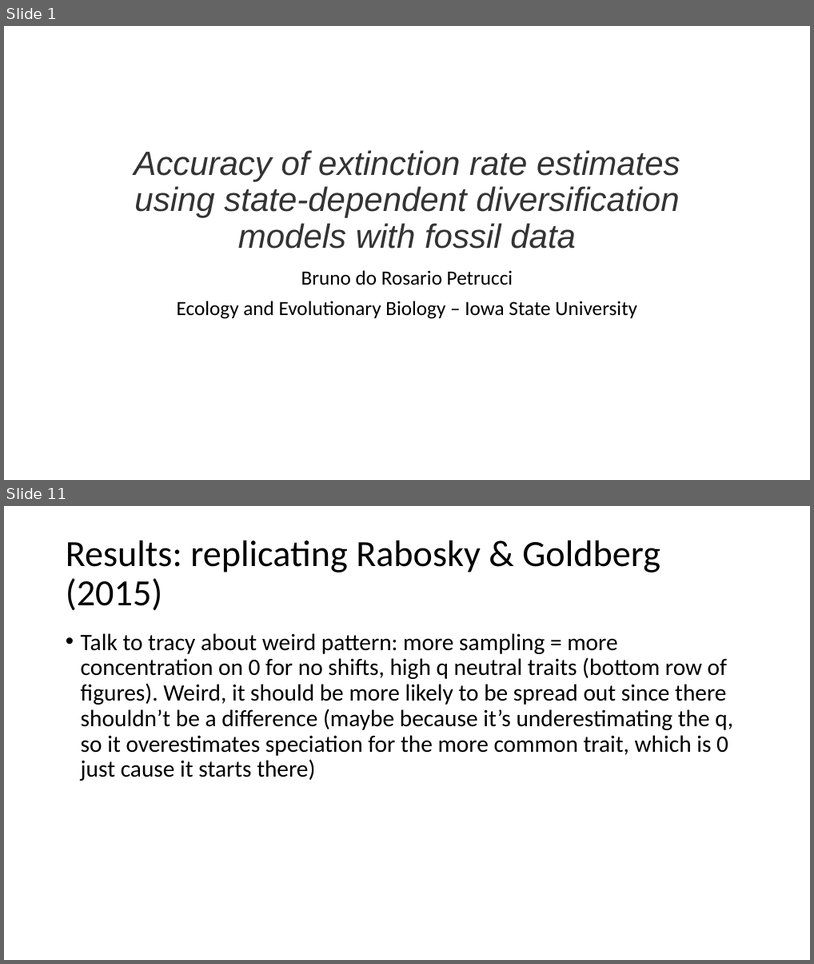
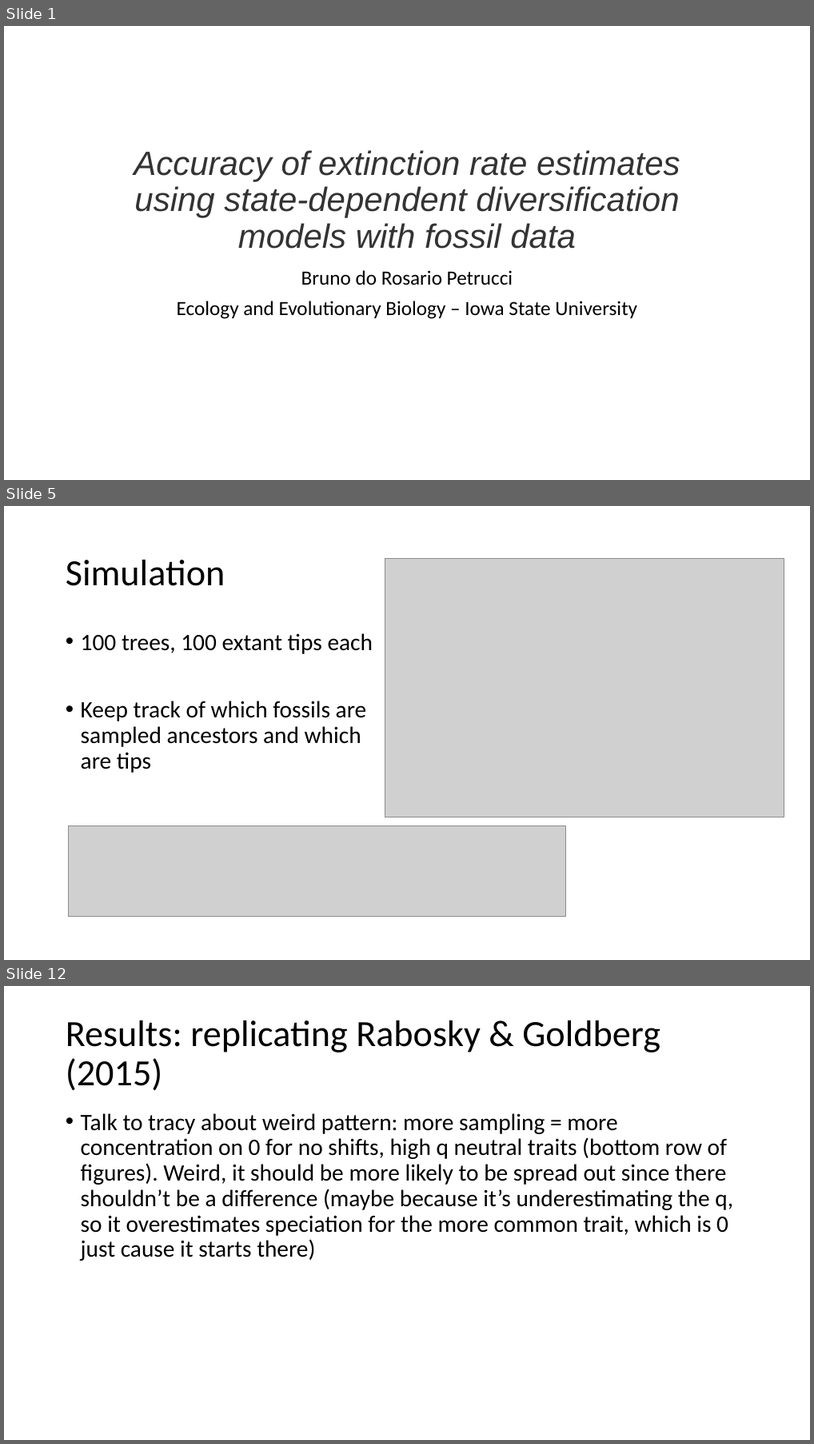
Before and after one commit to brpetrucci/ssetests_chap1, a slide deck: presentation/evol_2023.pptx. Shown one above the other, each under a label of ours: slides 1 and 11 before the commit, slides 1, 5 and 12 after it; the slides between them are not shown. The pictures are 814x964 and 814x1444 pixels, drawn with LibreOffice and Linux fonts; fonts in the diff are those of the drawing; grey boxes stand for pictures. Boxes give left, top, right and bottom in pixels: in the first picture for what was removed or moved away, otherwise in the second. Text is boxed around its words. In the diff, an @@ line names an element or a change of style, - is before the commit and + after.

```diff
--- a/presentation/evol_2023.pptx
+++ b/presentation/evol_2023.pptx
@@ slide 5 added at [4,506,810,960], background #FFFFFF @@
@@ title added at [66,560,226,586], 44 pt, text #000000 @@
+Simulation
@@ picture added at [385,559,785,817] @@
@@ text added at [81,633,374,772], 28 pt, text #000000 @@
+• 100 trees, 100 extant tips each
+• Keep track of which fossils are sampled ancestors and which are tips
@@ picture added at [68,825,566,916] @@
@@ what was slide 11 is now slide 12 @@
```
Also in this commit, not shown: 4 slides changed, 17 other slides added, 8 slides removed, 5 other files.
